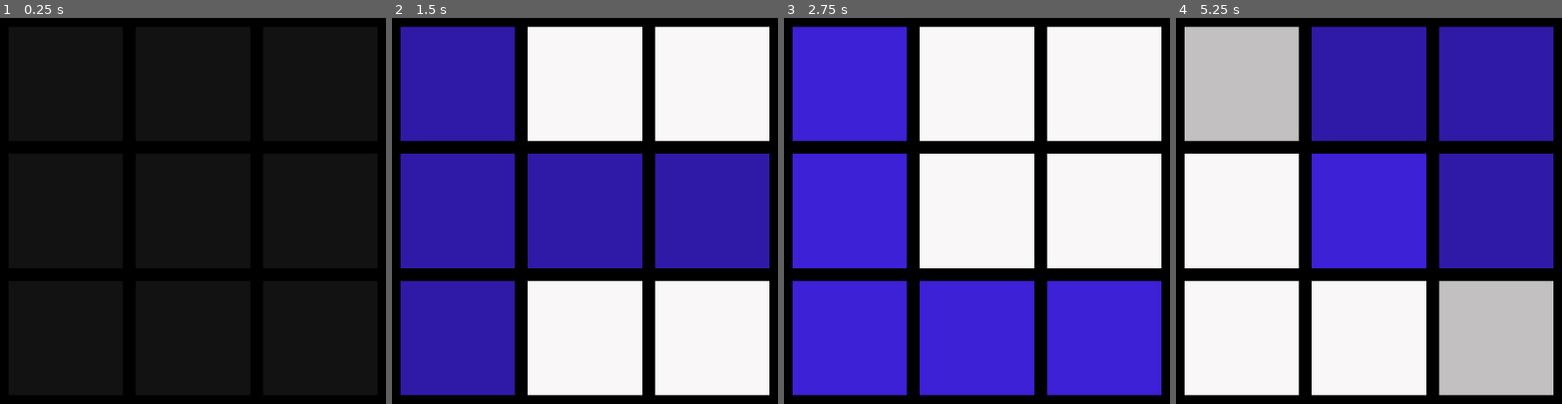
Above: before the commit, frames 1-4 (left to right).
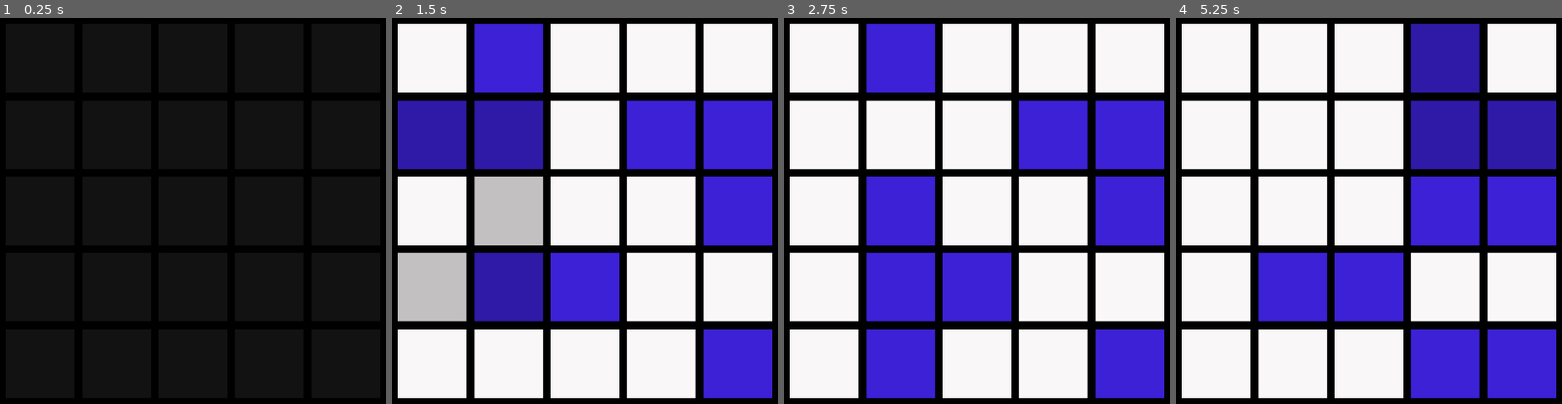
Above: after the commit, the same moments.

Repository: Prakkkmak/UniColor-2
Game: Godot game, scene res://main_scenes/game.tscn
Two runs of this game, one before a commit and one after it. Both use one fixed random seed, a clock stepped at 60 frames per second and the inputs below.
Inputs (mouse positions are in pixels of both pictures, inside the frame that each line leads up to):
- Up to frame 1 (0.25 s): no input
- Up to frame 2 (1.5 s): move the mouse to (457, 83) at 0.52 s; click (457, 83) at 0.67 s; move the mouse to (457, 211) at 1.27 s; click (457, 211) at 1.42 s
- Up to frame 3 (2.75 s): move the mouse to (849, 338) at 2.02 s; click (849, 338) at 2.17 s
- Up to frame 4 (5.25 s): move the mouse to (1369, 83) at 2.77 s; click (1369, 83) at 2.92 s; move the mouse to (1369, 211) at 3.52 s; click (1369, 211) at 3.67 s; move the mouse to (1369, 338) at 4.27 s; click (1369, 338) at 4.42 s; move the mouse to (1496, 83) at 5.02 s; click (1496, 83) at 5.17 s

The runs differ from the first frame. In frame 2, 68% of the frame differs, in the area x 1-99%, y 1-99%; in frame 3, 62%; in frame 4, 68%.

Commit message:
test push avant que ca pete

Diff:
--- /dev/null
+++ b/level/level_button.gd
@@ -0,0 +1,13 @@
+extends Button
+
+signal level_selected(grid_size, difficulty, level_type)
+
+enum LEVEL_TYPE {DEFAULT, SQUARE, SQUARE2, DIAG}
+
+export(int) var grid_size : int = 5 #Size of the grid
+export(int) var difficulty = 2
+export(LEVEL_TYPE) var level_type = LEVEL_TYPE.DEFAULT
+
+
+func _on_pressed():
+	emit_signal("level_selected",grid_size, difficulty, level_type)
--- /dev/null
+++ b/level/level_button.tscn
@@ -0,0 +1,14 @@
+[gd_scene load_steps=2 format=2]
+
+[ext_resource path="res://level/level_button.gd" type="Script" id=1]
+
+[node name="Level" type="Button"]
+margin_right = 200.0
+margin_bottom = 196.0
+size_flags_vertical = 3
+text = "Niveaux"
+script = ExtResource( 1 )
+__meta__ = {
+"_edit_use_anchors_": false
+}
+[connection signal="pressed" from="." to="." method="_on_pressed"]
--- a/main_scenes/game.gd
+++ b/main_scenes/game.gd
@@ -1,26 +1,44 @@
 extends Node2D
+
+enum LEVEL_TYPE {DEFAULT, SQUARE, SQUARE2, DIAG}
 
 export(PackedScene) var tile_scene : PackedScene = preload("res://tile/tile.tscn")
 export(int) var grid_size : int = 5 #Size of the grid
 export(int) var randomize_strength = 100 #Number of tiles the grid is shuffled
 export(int) var difficulty = 2
+export(LEVEL_TYPE) var level_type = LEVEL_TYPE.DEFAULT
 
 var tile_size = 512
 
-const grid = []
+var grid = []
 
 func _ready():
+	_on_load_game()
+
+func _on_load_game():
 	tile_size = tile_scene.instance().get_node("Sprite").texture.get_size().x
 	generate_grid(grid_size, grid_size)
 
 func _on_tile_clicked(x: int, y: int):
+	print(str(x) + ":" + str(y))
 	for i in range(grid_size):
 		for j in range(grid_size):
-			if(i == x || j == y):
+			if(tile_check(x,y,i,j)):
 				grid[i][j].next_state()
 				check_victory()
 
+func _on_set_level(new_grid_size, new_difficulty, new_level_type):
+	for i in range(grid_size):
+		for j in range(grid_size):
+			remove_child(grid[i][j])
+			grid[i][j].queue_free()
+	grid_size = new_grid_size
+	difficulty = new_difficulty
+	level_type = new_level_type
+	_on_load_game()
+
 func generate_grid(size_x : int, size_y : int):
+	grid = []
 	for x in range(size_x):
 		grid.append([])
 		grid[x]=[]
@@ -51,6 +69,17 @@
 	tile.max_states = difficulty
 	return tile
 
+func tile_check(x : int, y : int, i : int, j : int):
+	if(level_type == LEVEL_TYPE.DEFAULT):
+		return i == x || j == y
+	elif(level_type == LEVEL_TYPE.SQUARE):
+		#return i >= x - 1 && i <= x + 1 && j >= y - 1 && j <= y + 1
+		return abs(i-x) <= 1 && abs(j-y) <=1
+	elif(level_type == LEVEL_TYPE.DIAG):
+		return abs(i - x) == abs(j - y)
+	elif(level_type == LEVEL_TYPE.SQUARE2):
+		return abs(i - x) <= 1 && abs( j - y ) <= 1 && !(x == i && y == j)
+	return false
 
 
 func check_victory():
--- a/main_scenes/game.tscn
+++ b/main_scenes/game.tscn
@@ -6,8 +6,8 @@
 [node name="Game" type="Node2D"]
 script = ExtResource( 1 )
 tile_scene = ExtResource( 2 )
-grid_size = 3
 randomize_strength = 10
+level_type = 2
 
 [node name="Camera2D" type="Camera2D" parent="."]
 current = true
--- a/main_scenes/game_preview.tscn
+++ b/main_scenes/game_preview.tscn
@@ -5,5 +5,4 @@
 
 [node name="Game" instance=ExtResource( 1 )]
 script = ExtResource( 2 )
-grid_size = 5
 randomize_strength = 100
--- /dev/null
+++ b/main_scenes/main.tscn
@@ -0,0 +1,158 @@
+[gd_scene load_steps=5 format=2]
+
+[ext_resource path="res://main_scenes/menu/menu.gd" type="Script" id=1]
+[ext_resource path="res://level/level_button.tscn" type="PackedScene" id=2]
+[ext_resource path="res://tile/tile.tscn" type="PackedScene" id=3]
+[ext_resource path="res://main_scenes/game_preview.tscn" type="PackedScene" id=4]
+
+[node name="Main Menu" type="Node2D"]
+script = ExtResource( 1 )
+
+[node name="Game" parent="." instance=ExtResource( 4 )]
+tile_scene = ExtResource( 3 )
+tick_rate = 0.25
+
+[node name="Menu" type="CanvasLayer" parent="."]
+
+[node name="MarginContainer" type="MarginContainer" parent="Menu"]
+margin_top = -1.0
+margin_right = 1023.0
+margin_bottom = 597.0
+__meta__ = {
+"_edit_use_anchors_": false
+}
+
+[node name="HBoxContainer" type="HBoxContainer" parent="Menu/MarginContainer"]
+margin_right = 1023.0
+margin_bottom = 598.0
+
+[node name="Menu" type="VBoxContainer" parent="Menu/MarginContainer/HBoxContainer"]
+margin_right = 200.0
+margin_bottom = 598.0
+rect_min_size = Vector2( 200, 0 )
+size_flags_horizontal = 0
+alignment = 1
+__meta__ = {
+"_edit_use_anchors_": false
+}
+
+[node name="Levels" type="Button" parent="Menu/MarginContainer/HBoxContainer/Menu"]
+margin_right = 200.0
+margin_bottom = 196.0
+size_flags_vertical = 3
+text = "Niveaux"
+
+[node name="Themes" type="Button" parent="Menu/MarginContainer/HBoxContainer/Menu"]
+margin_top = 200.0
+margin_right = 200.0
+margin_bottom = 397.0
+size_flags_vertical = 3
+text = "Thèmes"
+
+[node name="Exit" type="Button" parent="Menu/MarginContainer/HBoxContainer/Menu"]
+margin_top = 401.0
+margin_right = 200.0
+margin_bottom = 598.0
+size_flags_vertical = 3
+text = "Quitter"
+__meta__ = {
+"_edit_use_anchors_": false
+}
+
+[node name="Levels" type="VBoxContainer" parent="Menu/MarginContainer/HBoxContainer"]
+visible = false
+margin_left = 204.0
+margin_right = 404.0
+margin_bottom = 598.0
+rect_min_size = Vector2( 200, 0 )
+size_flags_horizontal = 0
+alignment = 1
+__meta__ = {
+"_edit_use_anchors_": false
+}
+
+[node name="Level" parent="Menu/MarginContainer/HBoxContainer/Levels" instance=ExtResource( 2 )]
+margin_bottom = 59.0
+text = "Niveau 1"
+grid_size = 3
+
+[node name="Level2" parent="Menu/MarginContainer/HBoxContainer/Levels" instance=ExtResource( 2 )]
+margin_top = 63.0
+margin_bottom = 123.0
+text = "Niveau 2"
+
+[node name="Level3" parent="Menu/MarginContainer/HBoxContainer/Levels" instance=ExtResource( 2 )]
+margin_top = 127.0
+margin_bottom = 186.0
+text = "Niveau 3"
+level_type = 1
+
+[node name="Level4" parent="Menu/MarginContainer/HBoxContainer/Levels" instance=ExtResource( 2 )]
+margin_top = 190.0
+margin_bottom = 250.0
+text = "Niveau 4"
+grid_size = 4
+difficulty = 3
+
+[node name="Level5" parent="Menu/MarginContainer/HBoxContainer/Levels" instance=ExtResource( 2 )]
+margin_top = 254.0
+margin_bottom = 313.0
+text = "Niveau 5"
+grid_size = 10
+level_type = 1
+
+[node name="Level6" parent="Menu/MarginContainer/HBoxContainer/Levels" instance=ExtResource( 2 )]
+margin_top = 317.0
+margin_bottom = 377.0
+text = "Niveau 6"
+grid_size = 6
+level_type = 3
+
+[node name="Level7" parent="Menu/MarginContainer/HBoxContainer/Levels" instance=ExtResource( 2 )]
+margin_top = 381.0
+margin_bottom = 441.0
+text = "Niveau 6"
+grid_size = 6
+level_type = 2
+
+[node name="Level8" parent="Menu/MarginContainer/HBoxContainer/Levels" instance=ExtResource( 2 )]
+margin_top = 445.0
+margin_bottom = 504.0
+text = "Niveau 7"
+grid_size = 8
+difficulty = 4
+level_type = 1
+
+[node name="HBoxContainer" type="HBoxContainer" parent="Menu/MarginContainer/HBoxContainer/Levels"]
+margin_top = 508.0
+margin_right = 200.0
+margin_bottom = 598.0
+size_flags_vertical = 3
+size_flags_stretch_ratio = 1.5
+
+[node name="Play" type="Button" parent="Menu/MarginContainer/HBoxContainer/Levels/HBoxContainer"]
+margin_right = 98.0
+margin_bottom = 90.0
+size_flags_horizontal = 3
+text = "Jouer"
+
+[node name="Return" type="Button" parent="Menu/MarginContainer/HBoxContainer/Levels/HBoxContainer"]
+margin_left = 102.0
+margin_right = 200.0
+margin_bottom = 90.0
+size_flags_horizontal = 3
+text = "Retour"
+
+[node name="CenterContainer" type="CenterContainer" parent="Menu/MarginContainer/HBoxContainer"]
+margin_left = 204.0
+margin_right = 204.0
+margin_bottom = 598.0
+[connection signal="level_selected" from="Menu/MarginContainer/HBoxContainer/Levels/Level" to="Game" method="_on_set_level"]
+[connection signal="level_selected" from="Menu/MarginContainer/HBoxContainer/Levels/Level2" to="Game" method="_on_set_level"]
+[connection signal="level_selected" from="Menu/MarginContainer/HBoxContainer/Levels/Level3" to="Game" method="_on_set_level"]
+[connection signal="level_selected" from="Menu/MarginContainer/HBoxContainer/Levels/Level4" to="Game" method="_on_set_level"]
+[connection signal="level_selected" from="Menu/MarginContainer/HBoxContainer/Levels/Level5" to="Game" method="_on_set_level"]
+[connection signal="level_selected" from="Menu/MarginContainer/HBoxContainer/Levels/Level6" to="Game" method="_on_set_level"]
+[connection signal="level_selected" from="Menu/MarginContainer/HBoxContainer/Levels/Level7" to="Game" method="_on_set_level"]
+[connection signal="level_selected" from="Menu/MarginContainer/HBoxContainer/Levels/Level8" to="Game" method="_on_set_level"]
+[connection signal="pressed" from="Menu/MarginContainer/HBoxContainer/Levels/HBoxContainer/Play" to="." method="_on_play"]
--- /dev/null
+++ b/main_scenes/menu/menu.gd
@@ -0,0 +1,12 @@
+extends Node2D
+const scene = preload("res://main_scenes/game.tscn")
+
+func _on_play():
+	var game = scene.instance()
+	var game_preview = $Game
+	remove_child($CanvasLayer)
+	remove_child(game_preview)
+	game.grid_size = game_preview.grid_size
+	game.difficulty = game_preview.difficulty
+	game.level_type = game_preview.level_type
+	add_child(game)
--- /dev/null
+++ b/main_scenes/menu/menu.tscn
@@ -0,0 +1,160 @@
+[gd_scene load_steps=6 format=2]
+
+[ext_resource path="res://main_scenes/game_preview.tscn" type="PackedScene" id=1]
+[ext_resource path="res://level/level_button.tscn" type="PackedScene" id=2]
+[ext_resource path="res://tile/tile.tscn" type="PackedScene" id=3]
+[ext_resource path="res://main_scenes/menu/menu.gd" type="Script" id=4]
+[ext_resource path="res://main_scenes/menu/levels.gd" type="Script" id=5]
+
+[node name="Main Menu" type="Node2D"]
+script = ExtResource( 4 )
+
+[node name="Game" parent="." instance=ExtResource( 1 )]
+tile_scene = ExtResource( 3 )
+tick_rate = 0.25
+
+[node name="CanvasLayer" type="CanvasLayer" parent="."]
+
+[node name="MarginContainer" type="MarginContainer" parent="CanvasLayer"]
+margin_top = -1.0
+margin_right = 1023.0
+margin_bottom = 597.0
+__meta__ = {
+"_edit_use_anchors_": false
+}
+
+[node name="HBoxContainer" type="HBoxContainer" parent="CanvasLayer/MarginContainer"]
+margin_right = 1023.0
+margin_bottom = 598.0
+
+[node name="Menu" type="VBoxContainer" parent="CanvasLayer/MarginContainer/HBoxContainer"]
+visible = false
+margin_right = 200.0
+margin_bottom = 598.0
+rect_min_size = Vector2( 200, 0 )
+size_flags_horizontal = 0
+alignment = 1
+__meta__ = {
+"_edit_use_anchors_": false
+}
+
+[node name="Levels" type="Button" parent="CanvasLayer/MarginContainer/HBoxContainer/Menu"]
+margin_right = 200.0
+margin_bottom = 196.0
+size_flags_vertical = 3
+text = "Niveaux"
+script = ExtResource( 5 )
+
+[node name="Themes" type="Button" parent="CanvasLayer/MarginContainer/HBoxContainer/Menu"]
+margin_top = 200.0
+margin_right = 200.0
+margin_bottom = 397.0
+size_flags_vertical = 3
+text = "Thèmes"
+
+[node name="Exit" type="Button" parent="CanvasLayer/MarginContainer/HBoxContainer/Menu"]
+margin_top = 401.0
+margin_right = 200.0
+margin_bottom = 598.0
+size_flags_vertical = 3
+text = "Quitter"
+__meta__ = {
+"_edit_use_anchors_": false
+}
+
+[node name="Levels" type="VBoxContainer" parent="CanvasLayer/MarginContainer/HBoxContainer"]
+margin_right = 200.0
+margin_bottom = 598.0
+rect_min_size = Vector2( 200, 0 )
+size_flags_horizontal = 0
+alignment = 1
+__meta__ = {
+"_edit_use_anchors_": false
+}
+
+[node name="Level" parent="CanvasLayer/MarginContainer/HBoxContainer/Levels" instance=ExtResource( 2 )]
+margin_bottom = 59.0
+text = "Niveau 1"
+grid_size = 3
+
+[node name="Level2" parent="CanvasLayer/MarginContainer/HBoxContainer/Levels" instance=ExtResource( 2 )]
+margin_top = 63.0
+margin_bottom = 123.0
+text = "Niveau 2"
+
+[node name="Level3" parent="CanvasLayer/MarginContainer/HBoxContainer/Levels" instance=ExtResource( 2 )]
+margin_top = 127.0
+margin_bottom = 186.0
+text = "Niveau 3"
+level_type = 1
+
+[node name="Level4" parent="CanvasLayer/MarginContainer/HBoxContainer/Levels" instance=ExtResource( 2 )]
+margin_top = 190.0
+margin_bottom = 250.0
+text = "Niveau 4"
+grid_size = 4
+difficulty = 3
+
+[node name="Level5" parent="CanvasLayer/MarginContainer/HBoxContainer/Levels" instance=ExtResource( 2 )]
+margin_top = 254.0
+margin_bottom = 313.0
+text = "Niveau 5"
+grid_size = 10
+level_type = 1
+
+[node name="Level6" parent="CanvasLayer/MarginContainer/HBoxContainer/Levels" instance=ExtResource( 2 )]
+margin_top = 317.0
+margin_bottom = 377.0
+text = "Niveau 6"
+grid_size = 6
+level_type = 3
+
+[node name="Level7" parent="CanvasLayer/MarginContainer/HBoxContainer/Levels" instance=ExtResource( 2 )]
+margin_top = 381.0
+margin_bottom = 441.0
+text = "Niveau 6"
+grid_size = 6
+level_type = 2
+
+[node name="Level8" parent="CanvasLayer/MarginContainer/HBoxContainer/Levels" instance=ExtResource( 2 )]
+margin_top = 445.0
+margin_bottom = 504.0
+text = "Niveau 7"
+grid_size = 8
+difficulty = 4
+level_type = 1
+
+[node name="HBoxContainer" type="HBoxContainer" parent="CanvasLayer/MarginContainer/HBoxContainer/Levels"]
+margin_top = 508.0
+margin_right = 200.0
+margin_bottom = 598.0
+size_flags_vertical = 3
+size_flags_stretch_ratio = 1.5
+
+[node name="Play" type="Button" parent="CanvasLayer/MarginContainer/HBoxContainer/Levels/HBoxContainer"]
+margin_right = 98.0
+margin_bottom = 90.0
+size_flags_horizontal = 3
+text = "Jouer"
+
+[node name="Return" type="Button" parent="CanvasLayer/MarginContainer/HBoxContainer/Levels/HBoxContainer"]
+margin_left = 102.0
+margin_right = 200.0
+margin_bottom = 90.0
+size_flags_horizontal = 3
+text = "Retour"
+
+[node name="CenterContainer" type="CenterContainer" parent="CanvasLayer/MarginContainer/HBoxContainer"]
+margin_left = 204.0
+margin_right = 204.0
+margin_bottom = 598.0
+[connection signal="pressed" from="CanvasLayer/MarginContainer/HBoxContainer/Menu/Levels" to="CanvasLayer/MarginContainer/HBoxContainer/Menu/Levels" method="_on_Levels_pressed"]
+[connection signal="level_selected" from="CanvasLayer/MarginContainer/HBoxContainer/Levels/Level" to="Game" method="_on_set_level"]
+[connection signal="level_selected" from="CanvasLayer/MarginContainer/HBoxContainer/Levels/Level2" to="Game" method="_on_set_level"]
+[connection signal="level_selected" from="CanvasLayer/MarginContainer/HBoxContainer/Levels/Level3" to="Game" method="_on_set_level"]
+[connection signal="level_selected" from="CanvasLayer/MarginContainer/HBoxContainer/Levels/Level4" to="Game" method="_on_set_level"]
+[connection signal="level_selected" from="CanvasLayer/MarginContainer/HBoxContainer/Levels/Level5" to="Game" method="_on_set_level"]
+[connection signal="level_selected" from="CanvasLayer/MarginContainer/HBoxContainer/Levels/Level6" to="Game" method="_on_set_level"]
+[connection signal="level_selected" from="CanvasLayer/MarginContainer/HBoxContainer/Levels/Level7" to="Game" method="_on_set_level"]
+[connection signal="level_selected" from="CanvasLayer/MarginContainer/HBoxContainer/Levels/Level8" to="Game" method="_on_set_level"]
+[connection signal="pressed" from="CanvasLayer/MarginContainer/HBoxContainer/Levels/HBoxContainer/Play" to="." method="_on_play"]
--- a/menu/menu.tscn
+++ /dev/null
@@ -1,61 +0,0 @@
-[gd_scene load_steps=3 format=2]
-
-[ext_resource path="res://main_scenes/game_preview.tscn" type="PackedScene" id=1]
-[ext_resource path="res://tile/tile.tscn" type="PackedScene" id=2]
-
-[node name="Node2D" type="Node2D"]
-
-[node name="Game" parent="." instance=ExtResource( 1 )]
-tile_scene = ExtResource( 2 )
-
-[node name="CanvasLayer" type="CanvasLayer" parent="."]
-
-[node name="MarginContainer" type="MarginContainer" parent="CanvasLayer"]
-margin_top = -1.0
-margin_right = 1023.0
-margin_bottom = 597.0
-__meta__ = {
-"_edit_use_anchors_": false
-}
-
-[node name="HBoxContainer" type="HBoxContainer" parent="CanvasLayer/MarginContainer"]
-margin_right = 1023.0
-margin_bottom = 598.0
-
-[node name="Menu" type="VBoxContainer" parent="CanvasLayer/MarginContainer/HBoxContainer"]
-margin_right = 200.0
-margin_bottom = 598.0
-rect_min_size = Vector2( 200, 0 )
-size_flags_horizontal = 0
-alignment = 1
-__meta__ = {
-"_edit_use_anchors_": false
-}
-
-[node name="Levels" type="Button" parent="CanvasLayer/MarginContainer/HBoxContainer/Menu"]
-margin_right = 200.0
-margin_bottom = 196.0
-size_flags_vertical = 3
-text = "Niveaux"
-
-[node name="Themes" type="Button" parent="CanvasLayer/MarginContainer/HBoxContainer/Menu"]
-margin_top = 200.0
-margin_right = 200.0
-margin_bottom = 397.0
-size_flags_vertical = 3
-text = "Thèmes"
-
-[node name="Exit" type="Button" parent="CanvasLayer/MarginContainer/HBoxContainer/Menu"]
-margin_top = 401.0
-margin_right = 200.0
-margin_bottom = 598.0
-size_flags_vertical = 3
-text = "Quitter"
-__meta__ = {
-"_edit_use_anchors_": false
-}
-
-[node name="CenterContainer" type="CenterContainer" parent="CanvasLayer/MarginContainer/HBoxContainer"]
-margin_left = 204.0
-margin_right = 204.0
-margin_bottom = 598.0
